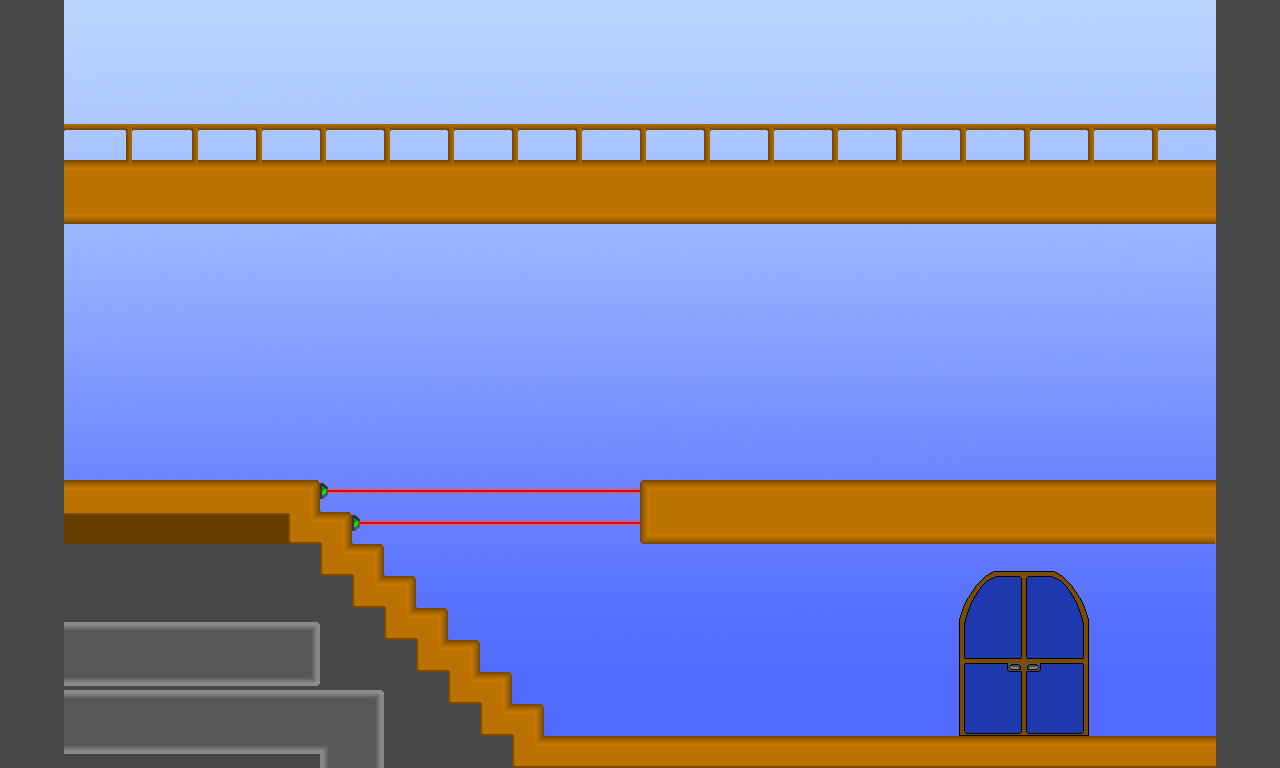
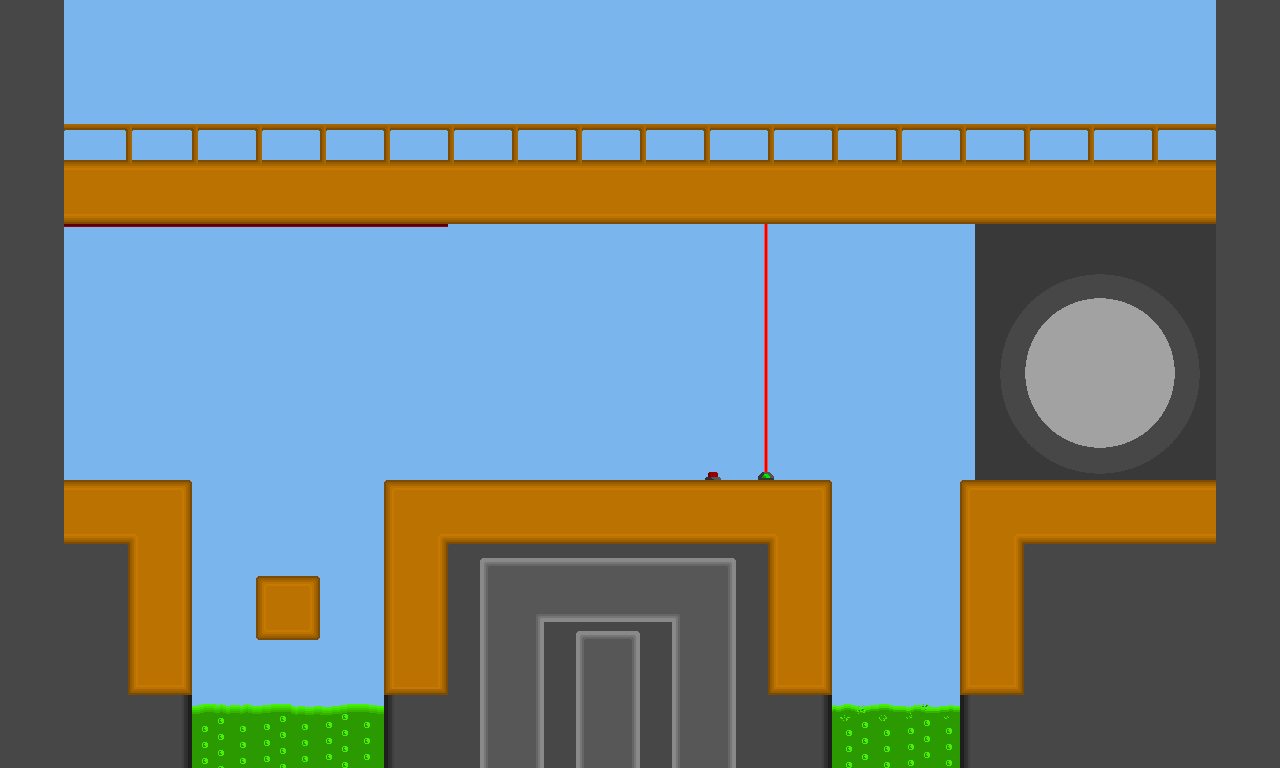
Revision of a layered 1280 × 768 image; what changed, layer by layer:
added group "Lvl06" with 13 layers above "Lvl05" over [64, 0, 1216, 768]
added layer "Acid_Middle" in group "Lvl06" over [192, 704, 960, 768]
added layer "Layer 7" in group "Lvl06" over [1000, 274, 1200, 474]
added layer "Laser_Emitter_Active" in group "Lvl06" over [758, 472, 774, 480]
added layer "Button_Red_Sprite_16px_dark" in group "Lvl06" over [705, 472, 721, 480]
added layer "Laser_Röd_Sprite_4px" in group "Lvl06" over [764, 224, 770, 480]
added layer "Layer 6" in group "Lvl06" over [64, 0, 1216, 768]
added layer "Rail" (1st of 3, in "Lvl06") in group "Lvl06" over [64, 130, 1216, 160]
added layer "Avmagnitiserad_extraplatta copy 5" in group "Lvl06" over [64, 224, 448, 227]
added layer "Floor" (1st of 3, in "Lvl06") in group "Lvl06" over [64, 480, 1216, 768]
added layer "Layer 10" in group "Lvl06" over [960, 224, 1216, 527]
added layer "Layer 8" in group "Lvl06" over [64, 0, 1216, 768]
hid group "Lvl05" (8 layers) over [64, 0, 1216, 768]
painted on "Main_Entrance" over [900, 729, 1089, 736]
